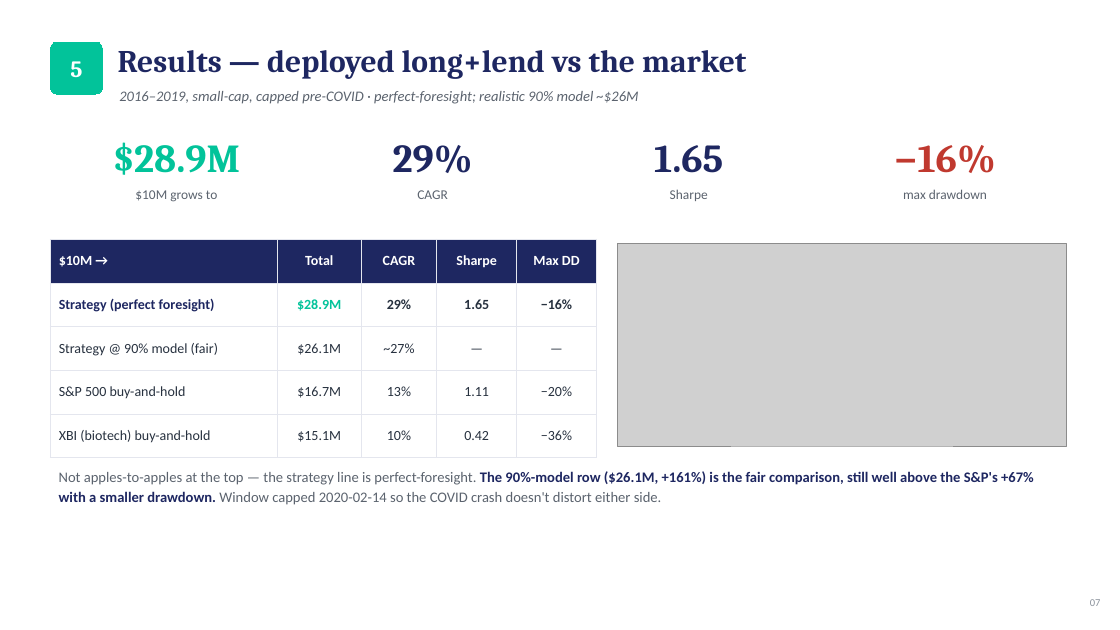
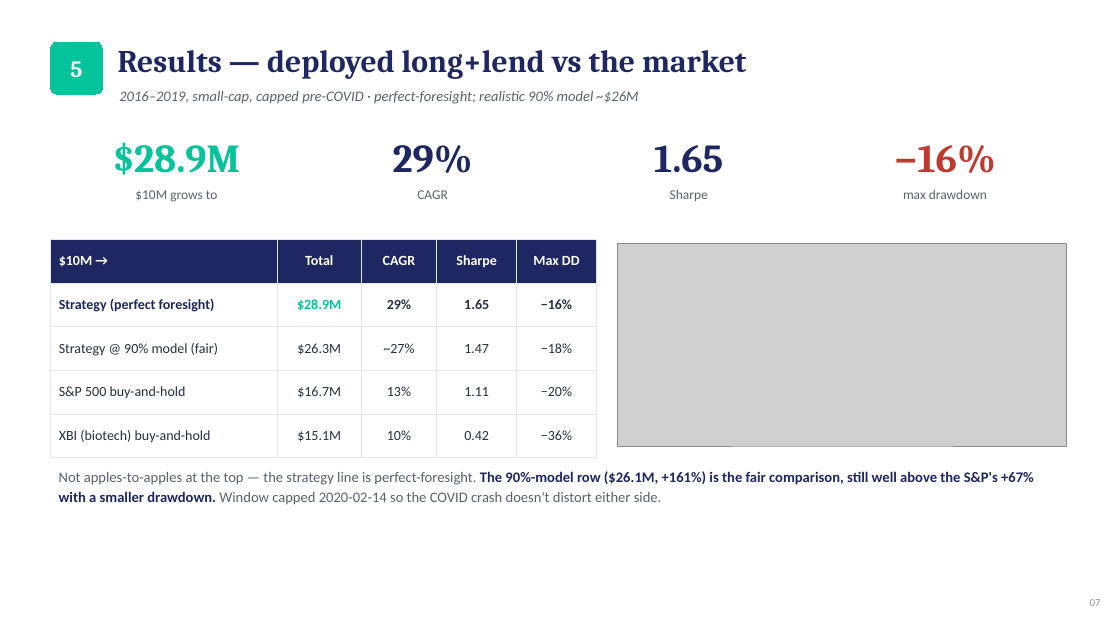
Before and after one commit to zenotheboi/hedgefund-analysis, a slide deck: slide 7 of reports/IC_Biotech_Catalyst_Strategy.pptx. Drawn at 1120x630 pixels with LibreOffice and Linux fonts; fonts in the diff are those of the drawing; grey boxes stand for pictures. Boxes give left, top, right and bottom in pixels: in the first picture for what was removed or moved away, otherwise in the second. Text is boxed around its words. In the diff, an @@ line names an element or a change of style, - is before the commit and + after.

```diff
--- a/reports/IC_Biotech_Catalyst_Strategy.pptx
+++ b/reports/IC_Biotech_Catalyst_Strategy.pptx
@@ table at box(50, 239, 597, 447) @@
-row 3: Strategy @ 90% model (fair) | $26.1M | ~27% | — | —
+row 3: Strategy @ 90% model (fair) | $26.3M | ~27% | 1.47 | −18%
```
Also in this commit, not shown: 1 other slide changed, 7 other files.
